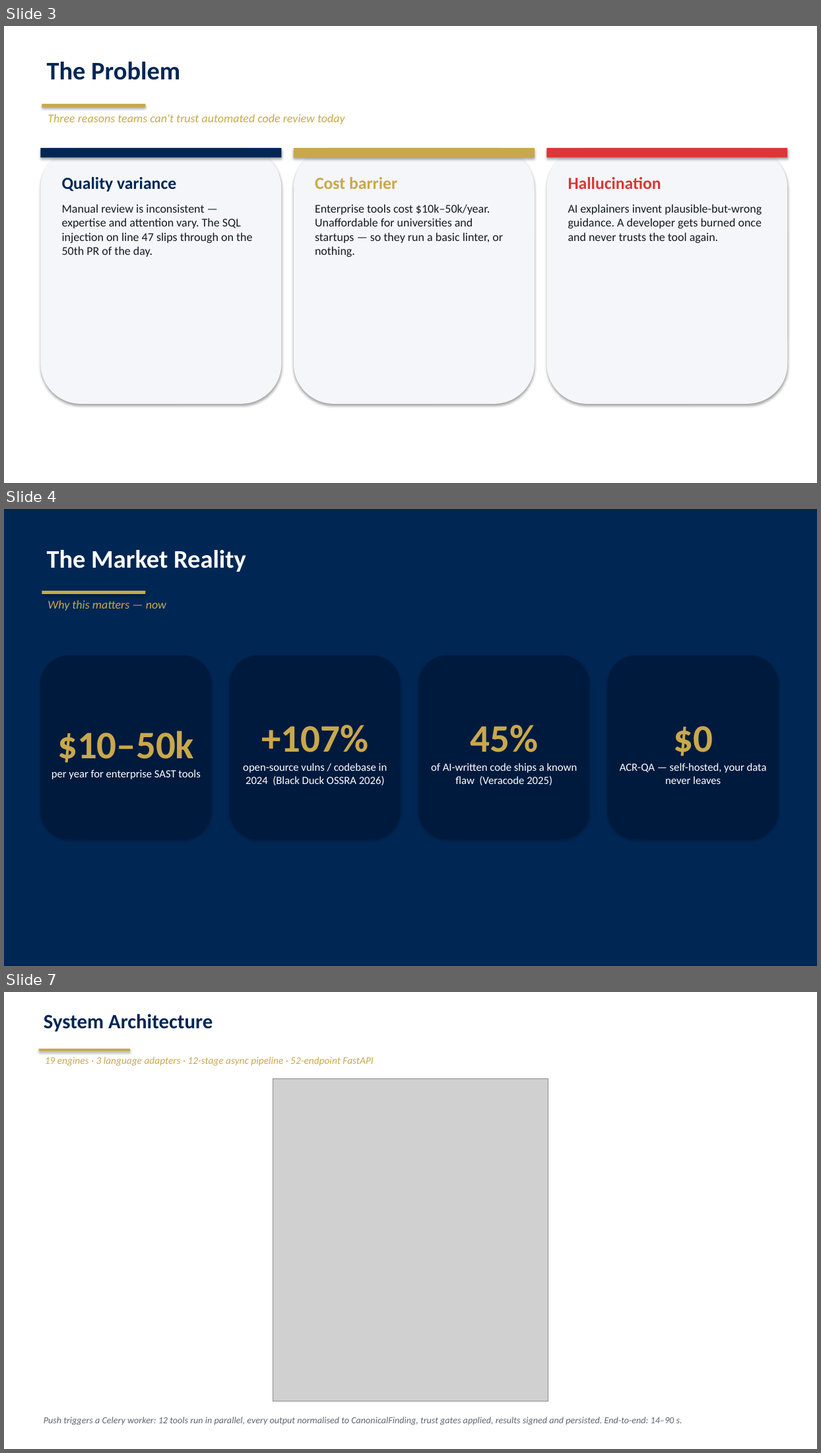
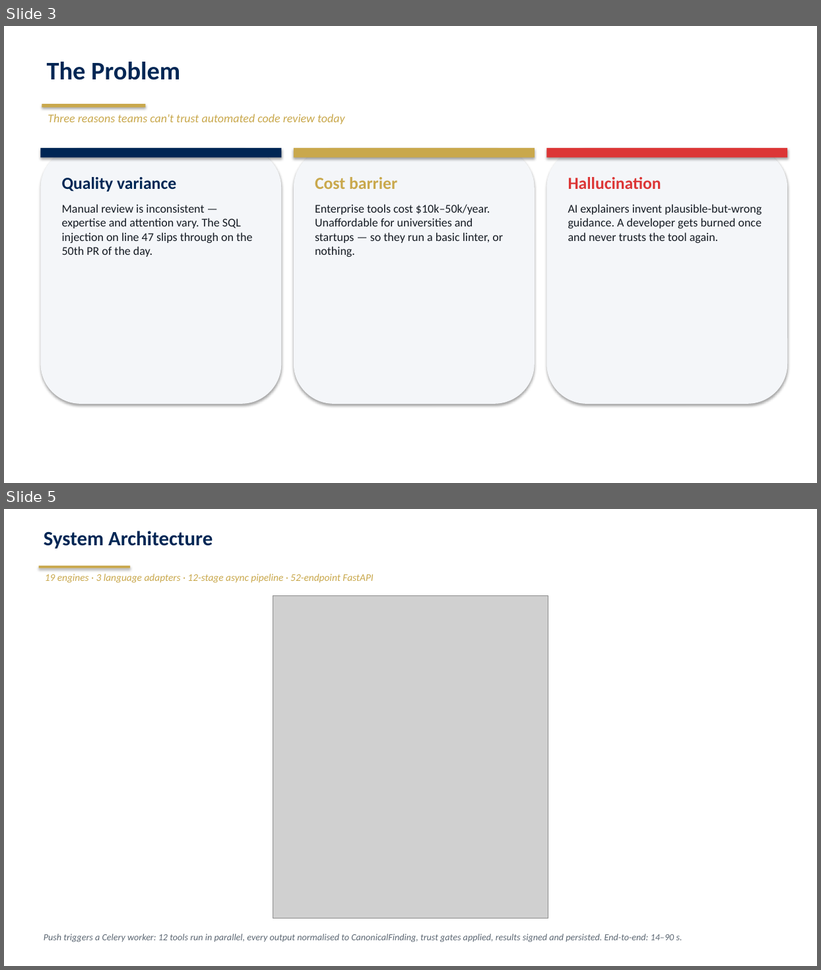
Before and after one commit to starredjaco/ACR-QA, a slide deck: docs/ACR-QA_Defense.odp. Shown one above the other, each under a label of ours: slides 3, 4 and 7 before the commit, slides 3 and 5 after it; the slides between them are not shown. The pictures are 821x1453 and 821x970 pixels, drawn with LibreOffice and Linux fonts; fonts in the diff are those of the drawing; grey boxes stand for pictures. Boxes give left, top, right and bottom in pixels: in the first picture for what was removed or moved away, otherwise in the second. Text is boxed around its words. In the diff, an @@ line names an element or a change of style, - is before the commit and + after.

```diff
--- a/docs/ACR-QA_Defense.odp
+++ b/docs/ACR-QA_Defense.odp
@@ slide 4 removed at (x1=4, y1=509, x2=817, y2=966), background #002654 @@
@@ text removed at (x1=47, y1=550, x2=246, y2=572) @@
-The Market Reality
@@ rectangle removed at (x1=42, y1=591, x2=145, y2=594) @@
@@ text removed at (x1=48, y1=600, x2=166, y2=611) @@
-Why this matters — now
@@ rounded rectangle removed at (x1=40, y1=656, x2=211, y2=838) @@
@@ rounded rectangle removed at (x1=230, y1=656, x2=401, y2=838) @@
@@ rounded rectangle removed at (x1=418, y1=656, x2=589, y2=838) @@
@@ rounded rectangle removed at (x1=608, y1=656, x2=779, y2=838) @@
@@ text removed at (x1=243, y1=725, x2=387, y2=786) @@
-+107%
-open-source vulns / codebase in 2024 (Black Duck OSSRA 2026)
@@ text removed at (x1=431, y1=725, x2=578, y2=786) @@
-45%
-of AI-written code ships a known flaw (Veracode 2025)
@@ text removed at (x1=620, y1=726, x2=767, y2=784) @@
-$0
-ACR-QA — self-hosted, your data never leaves
@@ text removed at (x1=52, y1=731, x2=200, y2=780) @@
-$10–50k
-per year for enterprise SAST tools
@@ what was slide 7 is now slide 5 @@
```
Also in this commit, not shown: 2 slides changed, 2 other slides removed, 2 other files.
